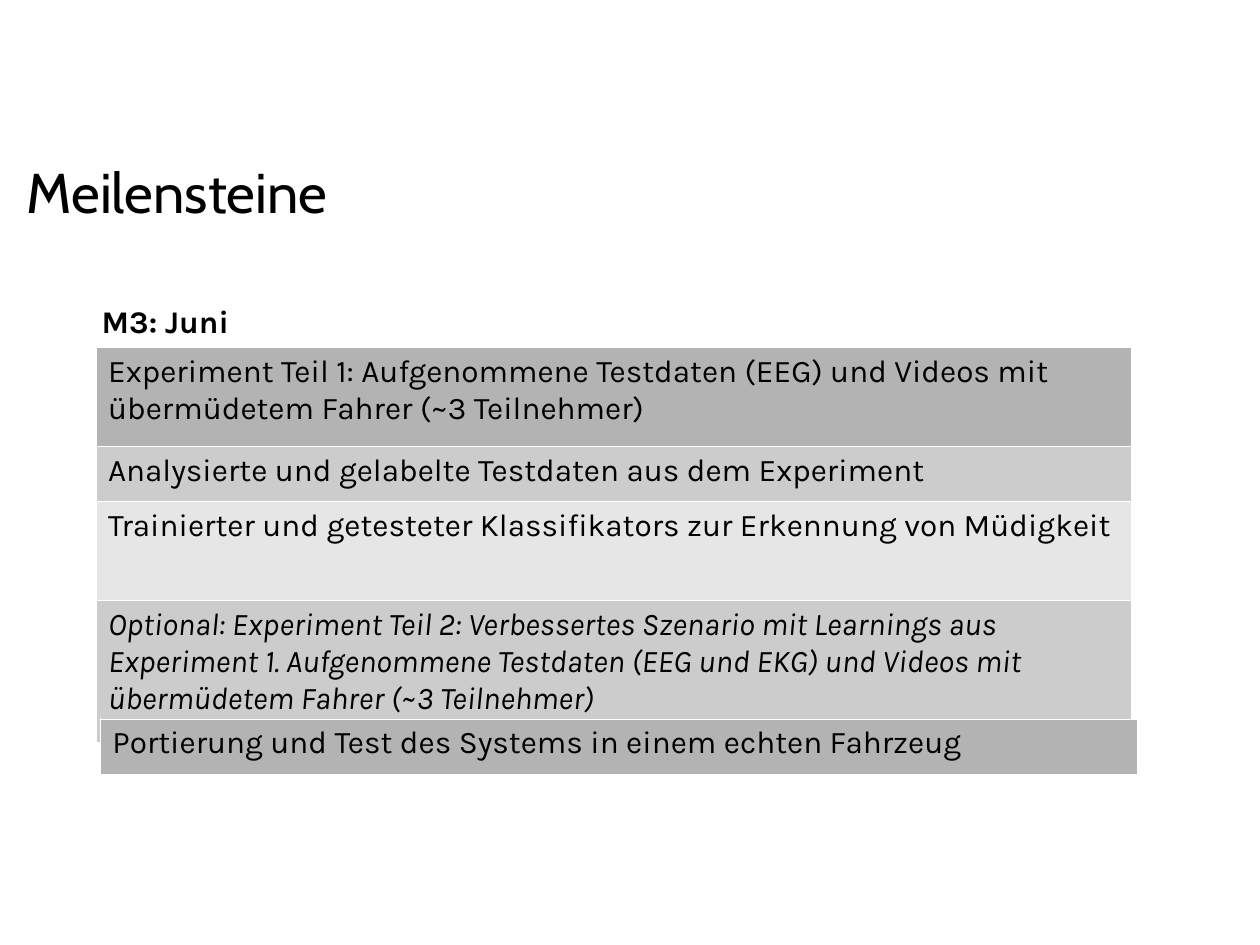
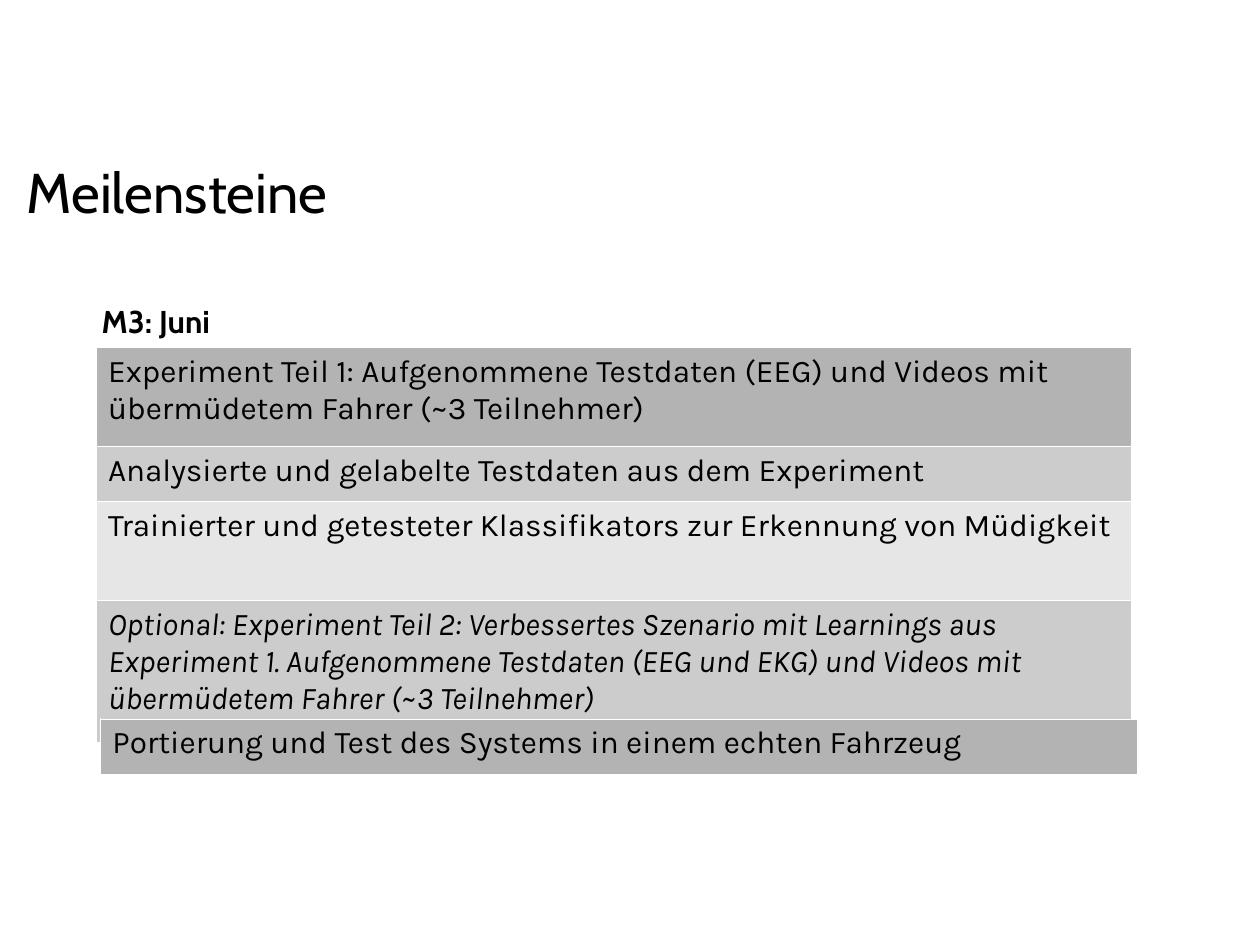
Before and after one commit to ppasler/current-adas, a slide deck: slide 4 of project/Zwischenstand.odp. Drawn at 1260x945 pixels with LibreOffice and Linux fonts; fonts in the diff are those of the drawing; background and template pictures are left out. Boxes give left, top, right and bottom in pixels: in the first picture for what was removed or moved away, otherwise in the second. Text is boxed around its words. In the diff, an @@ line names an element or a change of style, - is before the commit and + after.

```diff
--- a/project/Zwischenstand.odp
+++ b/project/Zwischenstand.odp
@@ text "M3: Juni" at bbox=[102, 310, 210, 710]: font Karla to Cabin @@
```
Also in this commit, not shown: 5 other slides changed, 4 slides added, 5 slides removed, 2 other files.
